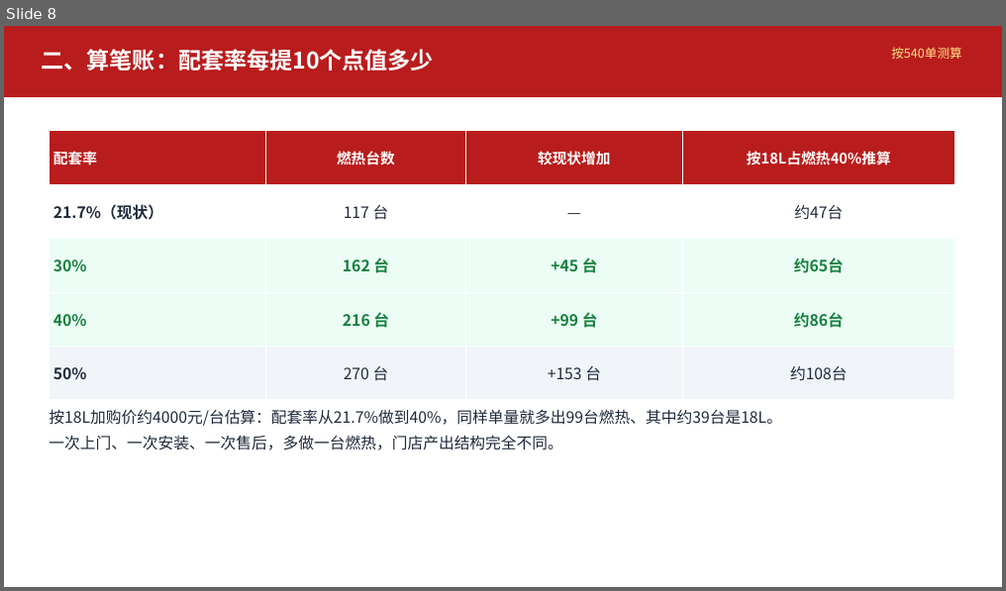
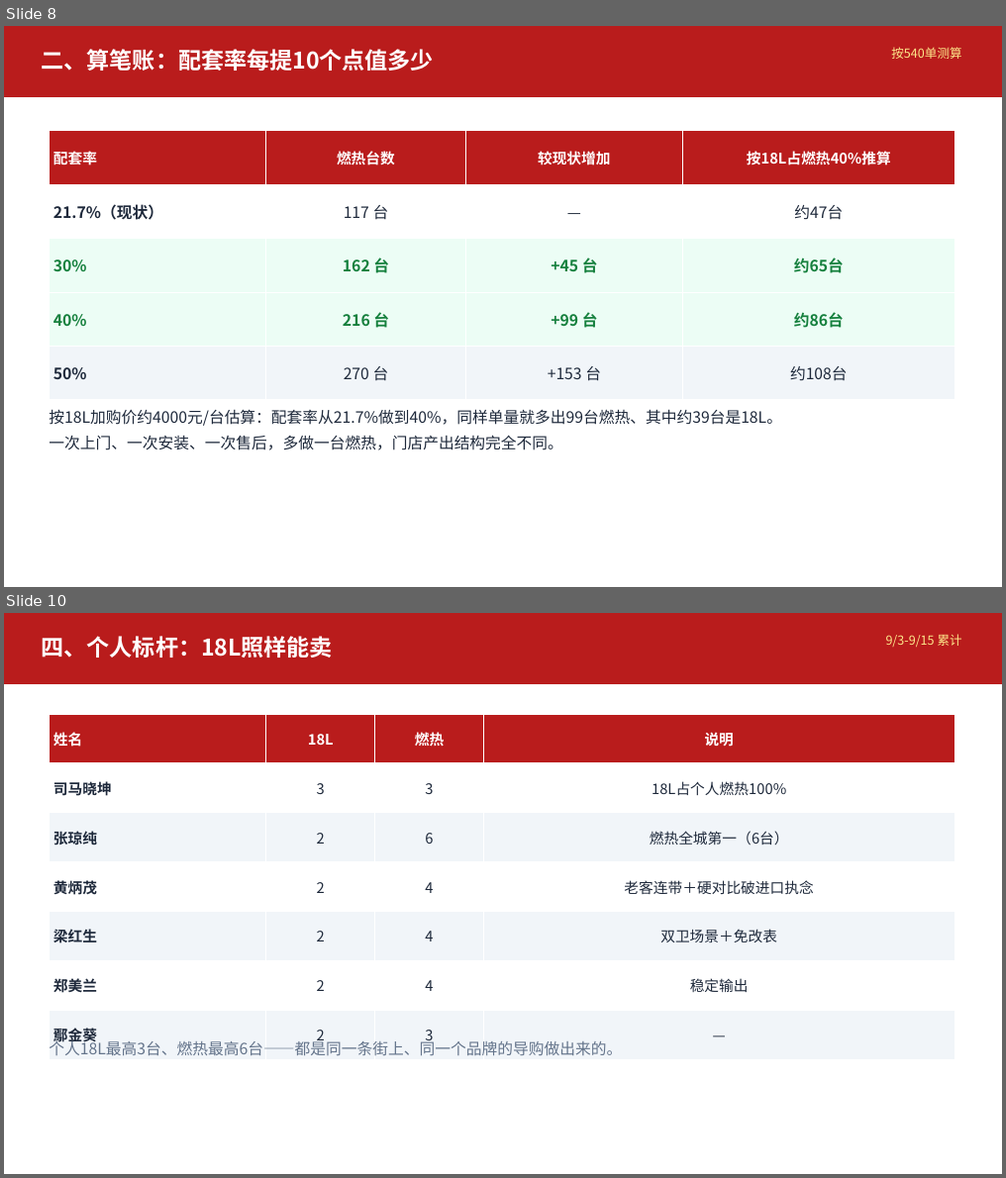
Before and after one commit to Wengweijian/BB-jiaofuzhongxin, a slide deck: 经销商培训_分享会完整版.pptx. Shown one above the other, each under a label of ours: slide 8 before the commit, slides 8 and 10 after it; the slides between them are not shown. The pictures are 1006x591 and 1006x1178 pixels, drawn with LibreOffice and Linux fonts; fonts in the diff are those of the drawing; background and template pictures are left out. Boxes give left, top, right and bottom in pixels: in the first picture for what was removed or moved away, otherwise in the second. Text is boxed around its words. In the diff, an @@ line names an element or a change of style, - is before the commit and + after.

```diff
--- a/经销商培训_分享会完整版.pptx
+++ b/经销商培训_分享会完整版.pptx
@@ slide 10 added at (4, 613, 1002, 1174), background #FFFFFF; not listed: 1 template element that a slide beside it also shows @@
@@ rectangle added at (4, 613, 1002, 684), fill #B91C1C @@
@@ text added at (42, 636, 333, 658), 22 pt, text #FFFFFF, bold @@
+四、个人标杆：18L照样能卖
@@ text added at (886, 634, 962, 647), 12 pt, text #FDE68A @@
+9/3-9/15 累计
@@ table added at (49, 714, 954, 1059), 7 rows, 4 columns @@
+姓名 | 18L | 燃热 | 说明
+司马晓坤 | 3 | 3 | 18L占个人燃热100%
+张琼纯 | 2 | 6 | 燃热全城第一（6台）
+黄炳茂 | 2 | 4 | 老客连带＋硬对比破进口执念
+梁红生 | 2 | 4 | 双卫场景＋免改表
+郑美兰 | 2 | 4 | 稳定输出
+鄢金葵 | 2 | 3 | —
@@ text added at (49, 1039, 622, 1057), 15 pt, text #64748B @@
+个人18L最高3台、燃热最高6台——都是同一条街上、同一个品牌的导购做出来的。
```
Also in this commit, not shown: 12 other slides changed, 2 other slides added.
